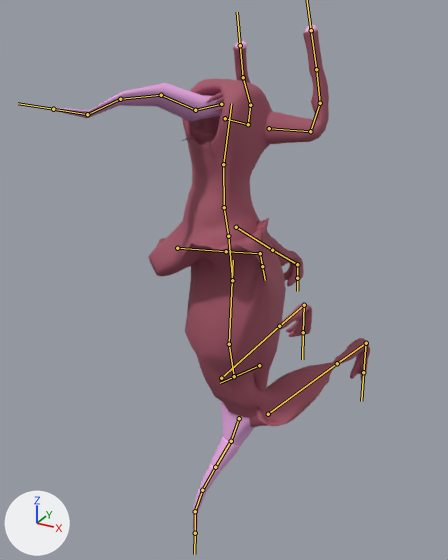
Renders of the FBX model DreamHack 2018 - UnityProject/Assets/Models/EnergyLeechWalk.fbx from each side of a commit.
Before and after are seen from a camera (50 mm lens) standing at (0.29, -1.625, 0.602) and looking at (-0.282, -0.584, 0.081). Every picture has the same lights, and +X, +Y and +Z are marked at lower left. Both versions are drawn at frame 76 of the action 'Armature|FootTarget.FrontLAction'; the numbers are the values there. The bones that bend it are drawn over the model as lines.

The first picture shows 'Body', 'Tongue'.
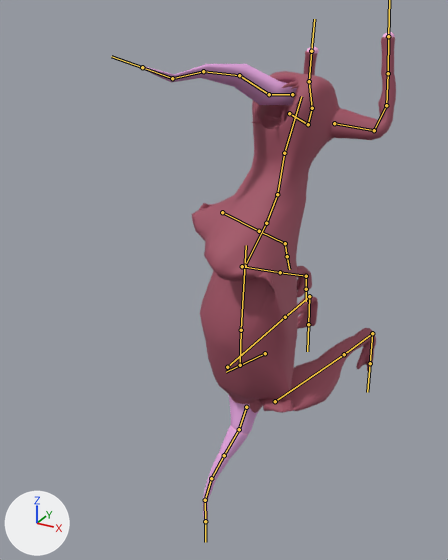
Diff of the bpy script that builds the scene:
```diff
--- a/DreamHack 2018 - UnityProject/Assets/Models/EnergyLeechWalk.fbx.py
+++ b/DreamHack 2018 - UnityProject/Assets/Models/EnergyLeechWalk.fbx.py
@@ bone_root @@
 bone_root = bpy.data.objects['Armature'].pose.bones['Root']
-bone_root.location = (1.27, 1.77, 0.0)
-bone_root.rotation_quaternion = (1.0, 0.0, 0.0, 0.0)  # degrees (0, 0, 0)
+bone_root.location = (1.03, 1.6, 0.0)
+bone_root.rotation_quaternion = (1.0, 0.0, 0.0, -0.018)  # degrees (0, 0, -2)
@@ bone_pelvis @@
 bone_pelvis = bpy.data.objects['Armature'].pose.bones['Pelvis']  # child of 'Root'
-bone_pelvis.rotation_quaternion = (1.0, 0.0, 0.0, 0.0)  # degrees (0, 0, 0)
+bone_pelvis.rotation_quaternion = (0.995, 0.101, 0.0, 0.0)  # degrees (12, 0, 0)
@@ bone_stomach @@
 bone_stomach = bpy.data.objects['Armature'].pose.bones['Stomach']  # child of 'Pelvis'
-bone_stomach.rotation_quaternion = (1.0, 0.0, 0.0, 0.0)  # degrees (0, 0, 0)
+bone_stomach.rotation_quaternion = (0.997, -0.078, 0.0, 0.0)  # degrees (-9, 0, 0)
@@ bone_chest @@
 bone_chest = bpy.data.objects['Armature'].pose.bones['Chest']  # child of 'Stomach'
-bone_chest.rotation_quaternion = (0.885, -0.465, 0.0, 0.0)  # degrees (-55, 0, 0)
+bone_chest.rotation_quaternion = (0.963, -0.195, -0.156, 0.097)  # degrees (-25, -15, 15)
@@ bone_neck0 @@
 bone_neck0 = bpy.data.objects['Armature'].pose.bones['Neck0']  # child of 'Chest'
-bone_neck0.rotation_quaternion = (0.993, -0.118, 0.0, 0.0)  # degrees (-14, 0, 0)
+bone_neck0.rotation_quaternion = (0.982, -0.093, 0.152, -0.058)  # degrees (-12, 17, -9)
@@ bone_neck1 @@
 bone_neck1 = bpy.data.objects['Armature'].pose.bones['Neck1']  # child of 'Neck0'
-bone_neck1.rotation_quaternion = (0.984, 0.179, 0.0, 0.0)  # degrees (21, 0, 0)
+bone_neck1.rotation_quaternion = (0.999, -0.05, 0.0, 0.0)  # degrees (-6, 0, 0)
@@ bone_frontthigh_l @@
 bone_frontthigh_l = bpy.data.objects['Armature'].pose.bones['FrontThigh.L']  # child of 'Stomach'
-bone_frontthigh_l.location = (-0.01, -0.29, -1.0)
-bone_frontthigh_l.rotation_quaternion = (0.367, 0.888, -0.022, 0.275)  # degrees (132, -30, 11)
+bone_frontthigh_l.location = (0.0, 0.0, 0.0)
+bone_frontthigh_l.rotation_quaternion = (0.287, 0.87, -0.028, 0.4)  # degrees (137, -45, 15)
@@ bone_frontfoot_l @@
 bone_frontfoot_l = bpy.data.objects['Armature'].pose.bones['FrontFoot.L']  # child of 'FrontShin.L'
-bone_frontfoot_l.rotation_quaternion = (0.871, -0.439, -0.161, -0.153)  # degrees (-52, -24, -8)
+bone_frontfoot_l.rotation_quaternion = (0.814, -0.489, -0.219, -0.224)  # degrees (-59, -35, -11)
@@ bone_frontthigh_r @@
 bone_frontthigh_r = bpy.data.objects['Armature'].pose.bones['FrontThigh.R']  # child of 'Stomach'
-bone_frontthigh_r.location = (-0.19, -0.02, -0.14)
-bone_frontthigh_r.rotation_quaternion = (0.211, 0.954, 0.004, 0.211)  # degrees (154, -24, 6)
+bone_frontthigh_r.location = (0.02, -0.71, -0.44)
+bone_frontthigh_r.rotation_quaternion = (0.322, 0.909, 0.009, 0.265)  # degrees (138, -28, 12)
@@ bone_frontfoot_r @@
 bone_frontfoot_r = bpy.data.objects['Armature'].pose.bones['FrontFoot.R']  # child of 'FrontShin.R'
-bone_frontfoot_r.rotation_quaternion = (0.752, -0.594, -0.15, -0.243)  # degrees (-73, -31, -13)
+bone_frontfoot_r.rotation_quaternion = (0.805, -0.483, -0.177, -0.295)  # degrees (-55, -35, -22)
@@ bone_backthigh_l @@
 bone_backthigh_l = bpy.data.objects['Armature'].pose.bones['BackThigh.L']  # child of 'Root'
-bone_backthigh_l.rotation_quaternion = (-0.088, 0.685, -0.036, 0.723)  # degrees (-71, -79, -105)
+bone_backthigh_l.rotation_quaternion = (0.018, -0.816, -0.069, 0.574)  # degrees (-162, 69, 22)
@@ bone_shin_l @@
 bone_shin_l = bpy.data.objects['Armature'].pose.bones['Shin.L']  # child of 'BackThigh.L'
-bone_shin_l.rotation_quaternion = (0.231, -0.134, -0.936, 0.23)  # degrees (32, -158, -23)
+bone_shin_l.rotation_quaternion = (-0.936, 0.217, -0.249, 0.123)  # degrees (-31, 24, -22)
@@ bone_foot_l @@
 bone_foot_l = bpy.data.objects['Armature'].pose.bones['Foot.L']  # child of 'Shin.L'
-bone_foot_l.rotation_quaternion = (0.778, -0.462, -0.054, 0.423)  # degrees (-53, 18, 48)
+bone_foot_l.rotation_quaternion = (0.789, -0.524, -0.123, 0.295)  # degrees (-65, 7, 37)
@@ bone_backthigh_r @@
 bone_backthigh_r = bpy.data.objects['Armature'].pose.bones['BackThigh.R']  # child of 'Root'
-bone_backthigh_r.location = (0.0, -0.01, 0.0)
-bone_backthigh_r.rotation_quaternion = (0.165, -0.421, -0.023, 0.891)  # degrees (-16, 48, 152)
+bone_backthigh_r.location = (0.0, 0.0, 0.0)
+bone_backthigh_r.rotation_quaternion = (0.137, 0.026, -0.067, 0.988)  # degrees (-7, -4, 165)
@@ bone_shin_r @@
 bone_shin_r = bpy.data.objects['Armature'].pose.bones['Shin.R']  # child of 'BackThigh.R'
-bone_shin_r.rotation_quaternion = (-0.105, -0.046, 0.96, -0.257)  # degrees (30, -167, 2)
+bone_shin_r.rotation_quaternion = (-0.437, 0.047, 0.862, -0.251)  # degrees (44, -133, -26)
@@ bone_foot_r @@
 bone_foot_r = bpy.data.objects['Armature'].pose.bones['Foot.R']  # child of 'Shin.R'
-bone_foot_r.rotation_quaternion = (0.664, -0.292, -0.056, -0.686)  # degrees (-21, -28, -87)
+bone_foot_r.rotation_quaternion = (0.707, -0.348, -0.015, -0.616)  # degrees (-32, -27, -74)
```

Where the change shows, as pixel boxes (x1, y1, x2, y2) in the pictures (448 x 560 px):
'Body', posed (8% narrower)
    before: (148, 25, 370, 534)
    after: (192, 32, 396, 522)
'Tongue', posed (8% narrower, 8% taller)
    before: (54, 83, 222, 121)
    after: (143, 64, 297, 105)
bone 'Root', root to tip
    before: (259, 365) to (220, 383)
    after: (265, 353) to (226, 372)
bone 'Pelvis', root to tip
    before: (234, 376) to (229, 344)
    after: (240, 365) to (241, 330)
bone 'Stomach', root to tip
    before: (229, 344) to (233, 260)
    after: (241, 330) to (246, 245)
bone 'Chest', root to tip
    before: (232, 280) to (228, 236)
    after: (245, 266) to (266, 223)
bone 'Neck0', root to tip
    before: (228, 236) to (224, 207)
    after: (266, 223) to (277, 194)
bone 'Neck1', root to tip
    before: (224, 207) to (223, 164)
    after: (277, 194) to (284, 153)
bone 'FrontThigh.L', root to tip
    before: (236, 227) to (272, 250)
    after: (242, 266) to (280, 272)
bone 'FrontFoot.L', root to tip
    before: (297, 264) to (297, 278)
    after: (306, 276) to (306, 289)
bone 'FrontThigh.R', root to tip
    before: (177, 248) to (226, 251)
    after: (222, 212) to (259, 231)
bone 'FrontFoot.R', root to tip
    before: (260, 253) to (262, 266)
    after: (285, 243) to (287, 256)
bone 'BackThigh.L', root to tip
    before: (268, 414) to (337, 363)
    after: (275, 401) to (344, 354)
bone 'Shin.L', root to tip
    before: (337, 363) to (366, 343)
    after: (344, 354) to (372, 333)
bone 'Foot.L', root to tip
    before: (366, 343) to (363, 372)
    after: (372, 333) to (370, 363)
bone 'BackThigh.R', root to tip
    before: (221, 378) to (279, 326)
    after: (227, 367) to (285, 317)
bone 'Shin.R', root to tip
    before: (279, 326) to (304, 305)
    after: (285, 317) to (309, 296)
bone 'Foot.R', root to tip
    before: (304, 305) to (303, 332)
    after: (309, 296) to (308, 324)
